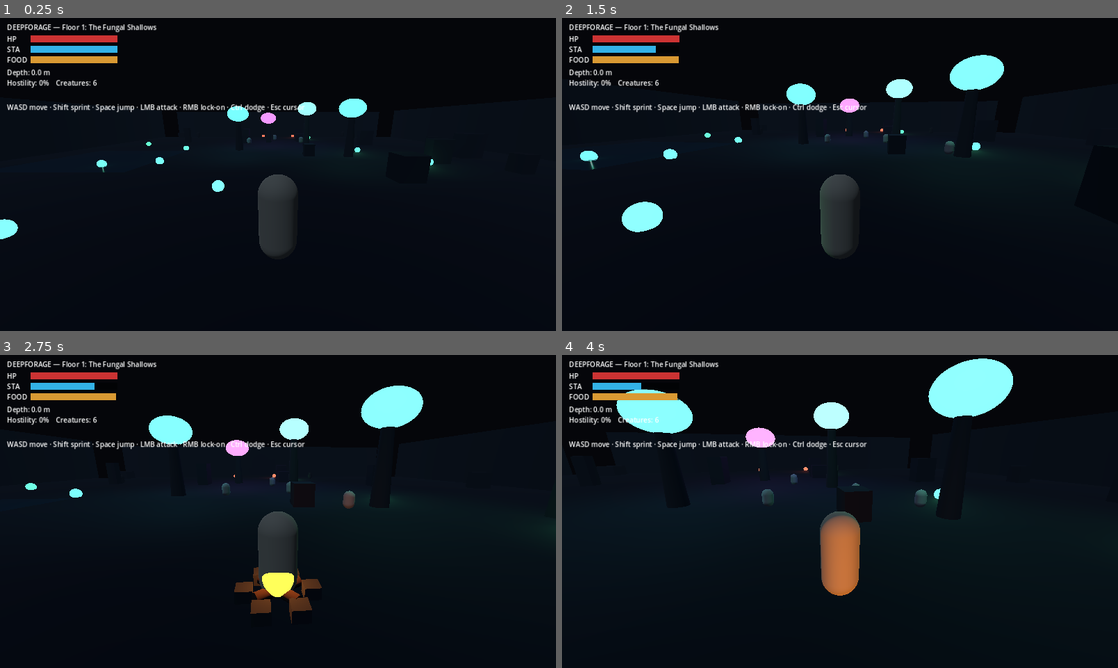
Above: before the commit, frames 1-4 (two rows, left to right).
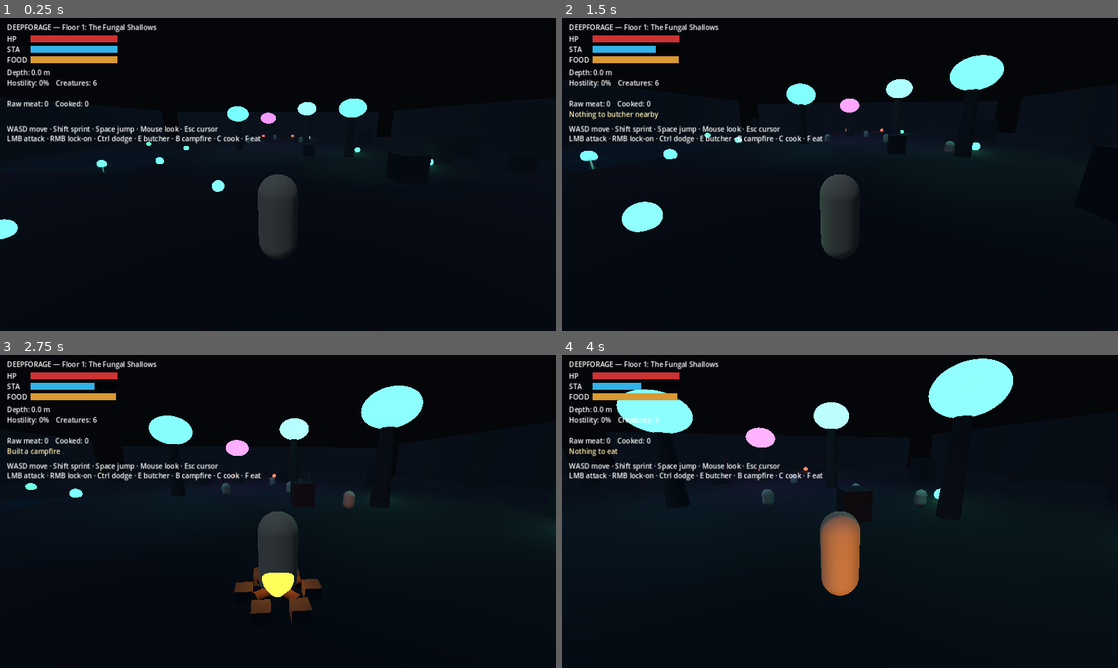
Above: after the commit, the same moments.

Repository: damienlangton70-hash/Ecosystem_dungeon
Game: Godot game, scene res://src/game/Main.tscn
Same seed, same stepped clock (60 frames per second), same inputs: the game is played once before the commit and once after it.
Inputs (mouse positions are in pixels of both pictures, inside the frame that each line leads up to):
- Up to frame 1 (0.25 s): no input
- Up to frame 2 (1.5 s): tap Enter at 0.5 s; move the mouse to (867, 174) at 0.52 s; hold W from 0.53 s (still down); tap Ctrl at 0.6 s; click (867, 174) at 0.67 s; tap Space at 0.77 s; move the mouse to (812, 174) at 1.27 s; tap E at 1.35 s; click (812, 174) at 1.42 s
- Up to frame 3 (2.75 s): keep holding W; tap Space at 1.52 s; move the mouse to (289, 505) at 2.02 s; tap B at 2.1 s; click (289, 505) at 2.17 s
- Up to frame 4 (4 s): keep holding W; move the mouse to (834, 517) at 2.77 s; tap C at 2.85 s; click (834, 517) at 2.92 s; tap Space at 3.02, 3.77 s; move the mouse to (878, 514) at 3.52 s; tap F at 3.6 s; click (878, 514) at 3.67 s

The runs differ from the first frame. In frame 1, 1.7% of the frame differs, in the area x 1-55%, y 26-41%; in frame 2, 1.9%; in frame 3, 1.8%; in frame 4, 1.8%.

Commit message:
hud: show inventory (raw/cooked) + action status; new control hints

Diff:
--- a/src/game/Main.gd
+++ b/src/game/Main.gd
@@ -16,6 +16,8 @@
 var _depth_label: Label
 var _info_label: Label
 var _lock_label: Label
+var _inv_label: Label
+var _status_label: Label
 
 func _ready() -> void:
     _setup_environment()
@@ -266,10 +268,21 @@
     _lock_label = Label.new()
     _lock_label.position = Vector2(16, 162)
     layer.add_child(_lock_label)
+    _inv_label = Label.new()
+    _inv_label.position = Vector2(16, 186)
+    layer.add_child(_inv_label)
+    _status_label = Label.new()
+    _status_label.position = Vector2(16, 210)
+    _status_label.modulate = Color(1.0, 0.95, 0.7)
+    layer.add_child(_status_label)
     var help := Label.new()
-    help.text = "WASD move · Shift sprint · Space jump · LMB attack · RMB lock-on · Ctrl dodge · Esc cursor"
-    help.position = Vector2(16, 194)
+    help.text = "WASD move · Shift sprint · Space jump · Mouse look · Esc cursor"
+    help.position = Vector2(16, 244)
     layer.add_child(help)
+    var help2 := Label.new()
+    help2.text = "LMB attack · RMB lock-on · Ctrl dodge · E butcher · B campfire · C cook · F eat"
+    help2.position = Vector2(16, 266)
+    layer.add_child(help2)
 
 func _make_bar(layer: CanvasLayer, pos: Vector2, color: Color, label: String) -> ColorRect:
     var lab := Label.new()
@@ -308,3 +321,7 @@
             _lock_label.text = "[ lock-on: %s ]" % str(_player.lock_target.display_name)
         else:
             _lock_label.text = ""
+    if _inv_label != null:
+        _inv_label.text = "Raw meat: %d    Cooked: %d" % [int(_player.inventory.get("raw_meat", 0)), int(_player.inventory.get("cooked_meat", 0))]
+    if _status_label != null:
+        _status_label.text = _player.status_text
